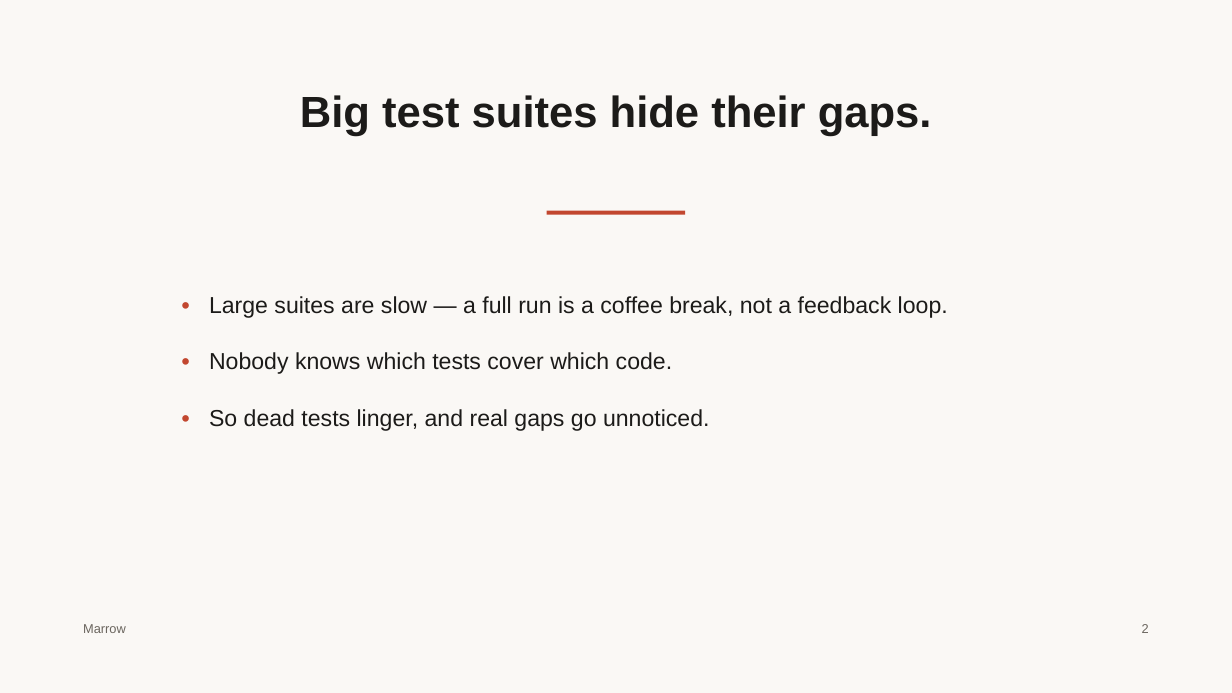
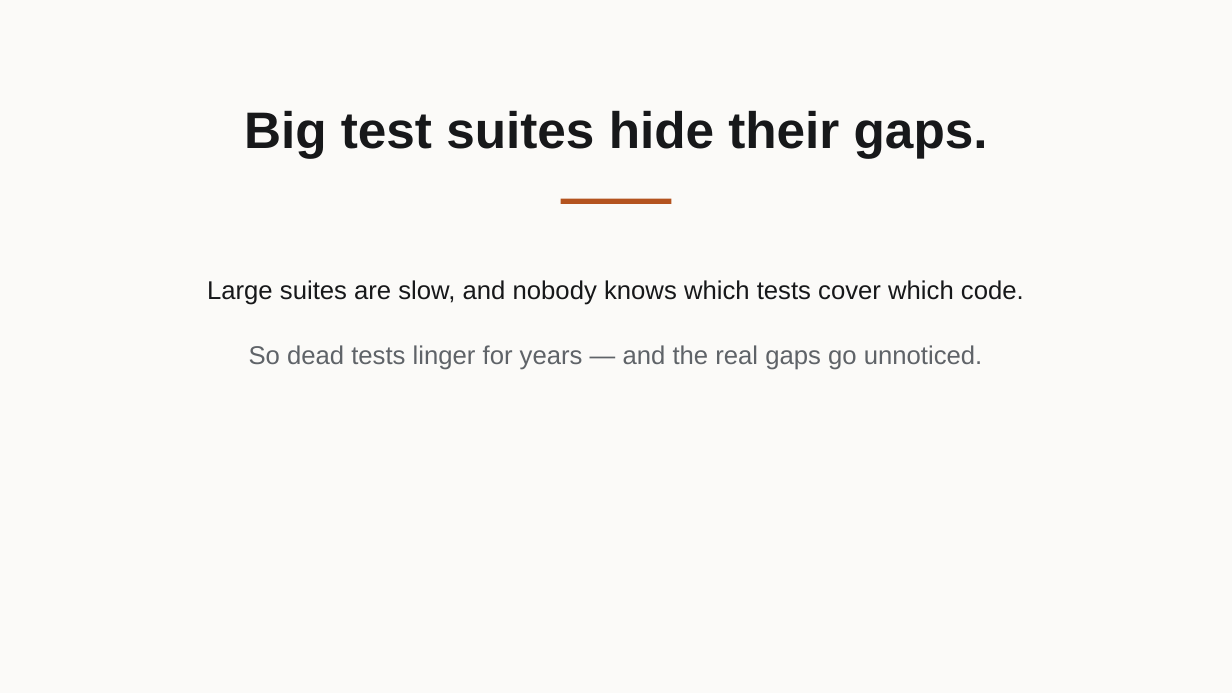
Before and after one commit to HrudithL/whetstone, a slide deck: slide 2 of harness/out/pptx/pitch_deck_reorder/cold/deck.pptx. Drawn at 1232x693 pixels with LibreOffice and Linux fonts; fonts in the diff are those of the drawing. Boxes give left, top, right and bottom in pixels: in the first picture for what was removed or moved away, otherwise in the second. Text is boxed around its words. In the diff, an @@ line names an element or a change of style, - is before the commit and + after.

```diff
--- a/harness/out/pptx/pitch_deck_reorder/cold/deck.pptx
+++ b/harness/out/pptx/pitch_deck_reorder/cold/deck.pptx
@@ rectangle at <box>0,0,1232,693</box>: fill #FAF8F5 to #FBFAF8 @@
@@ text "Big test suites hide their ...": place and size @@
-text "Big test suites hide their ..." at <box>300,95,932,136</box>
+text "Big test suites hide their ..." at <box>244,110,988,158</box>
@@ text "Big test suites hide their ..." at <box>244,110,988,158</box>: size 34 to 40 pt, text colour #1C1B19 to #17181A; line spacing 1.1 to 1.15 @@
@@ rectangle: place and size @@
-rectangle at <box>547,211,686,214</box>
+rectangle at <box>561,199,672,204</box>
@@ rectangle at <box>561,199,672,204</box>: fill #C2472F to #B4531F @@
@@ text at <box>207,280,1024,370</box>: text changed; size 18 to 20 pt; text colour #1C1B19 to #17181A @@
-• Large suites are slow — a full run is a coffee break, not a feedback loop.
-• Nobody knows which tests cover which code.
-• So dead tests linger, and real gaps go unnoticed.
+Large suites are slow, and nobody knows which tests cover which code.
+So dead tests linger for years — and the real gaps go unnoticed.
@@ text removed at <box>83,624,126,633</box> @@
-Marrow
@@ text removed at <box>1142,624,1149,633</box> @@
-2
```
Also in this commit, not shown: 4 other slides changed, 33 other files.
